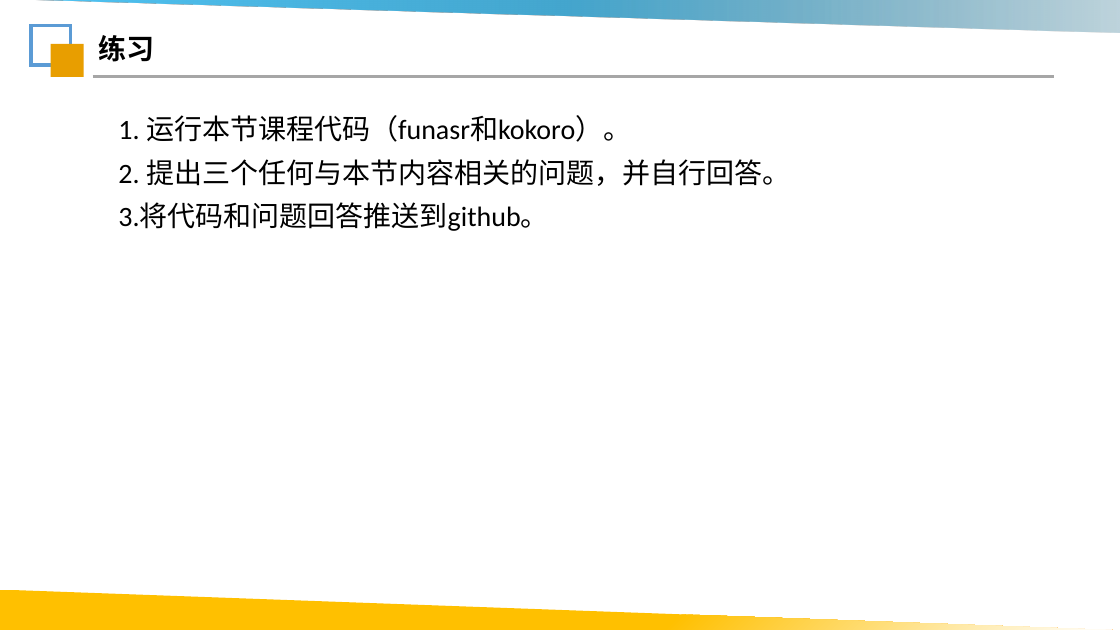
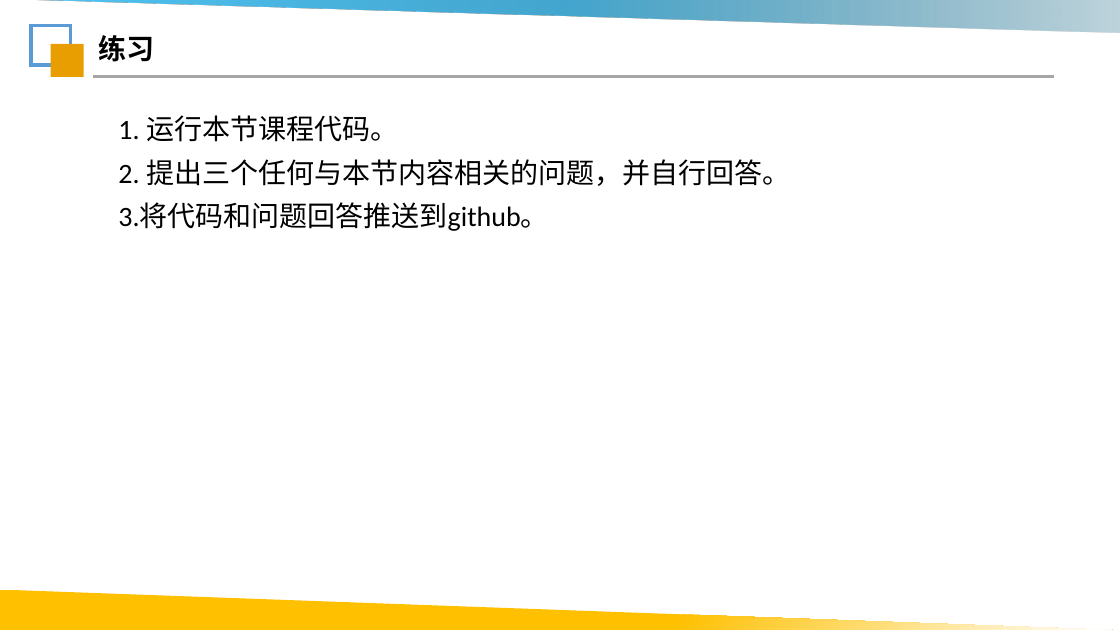
Before and after one commit to Lsnxiaoxiong/robot-course, a slide deck: slide 8 of ppt/第5课_机器人传感器.pptx. Drawn at 1120x630 pixels with LibreOffice and Linux fonts; fonts in the diff are those of the drawing; background and template pictures are left out. Boxes give left, top, right and bottom in pixels: in the first picture for what was removed or moved away, otherwise in the second. Text is boxed around its words. In the diff, an @@ line names an element or a change of style, - is before the commit and + after.

```diff
--- a/ppt/第5课_机器人传感器.pptx
+++ b/ppt/第5课_机器人传感器.pptx
@@ text at (x1=118, y1=115, x2=398, y2=142): text changed @@
-1. 运行本节课程代码（funasr和kokoro）。
+1. 运行本节课程代码。
```
Also in this commit, not shown: 3 other files.
